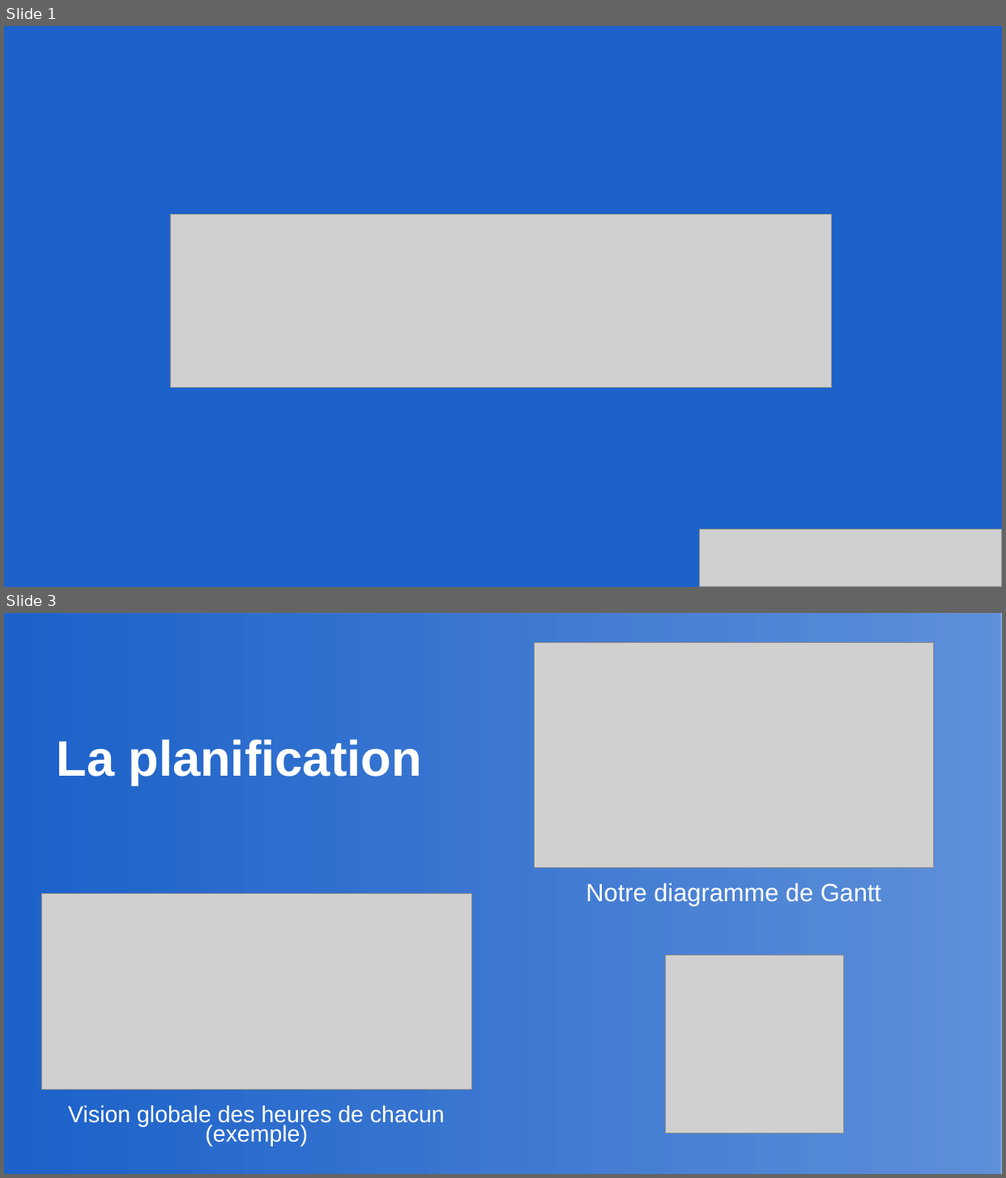
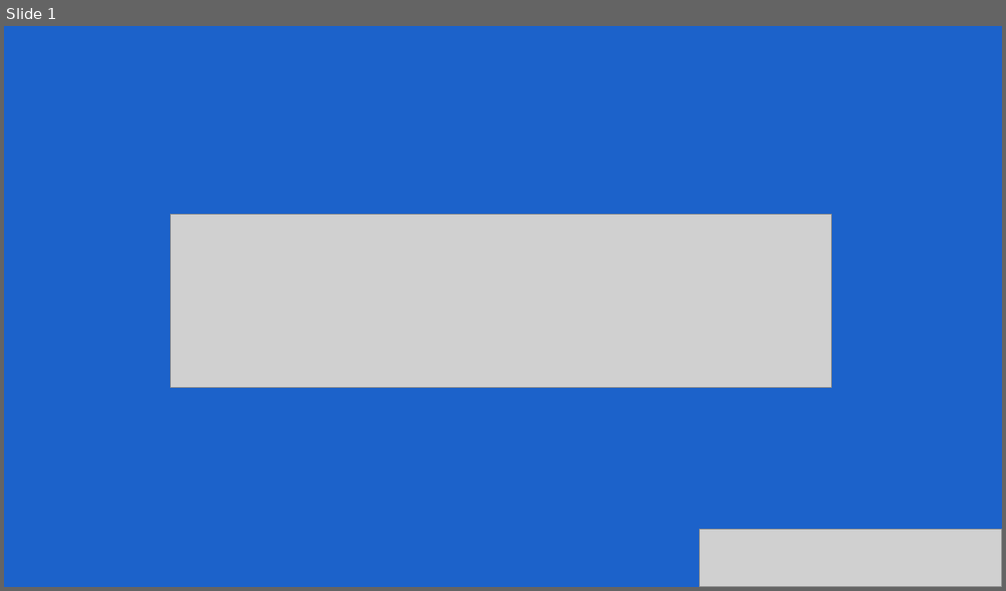
Before and after one commit to SkillUflow/RePlaced, a slide deck: .documents/Présentation - mercredi 22 mai/Soutenance du projet.pptx. Shown one above the other, each under a label of ours: slides 1 and 3 before the commit, slide 1 after it; the slides between them are not shown. The pictures are 1006x1178 and 1006x591 pixels, drawn with LibreOffice and Linux fonts; fonts in the diff are those of the drawing; grey boxes stand for pictures. Boxes give left, top, right and bottom in pixels: in the first picture for what was removed or moved away, otherwise in the second. Text is boxed around its words. In the diff, an @@ line names an element or a change of style, - is before the commit and + after.

```diff
--- a/.documents/Présentation - mercredi 22 mai/Soutenance du projet.pptx
+++ b/.documents/Présentation - mercredi 22 mai/Soutenance du projet.pptx
@@ slide 3 removed at (x1=4, y1=613, x2=1002, y2=1174), background #FFFFFF @@
@@ rectangle removed at (x1=4, y1=613, x2=1002, y2=1174) @@
@@ picture removed at (x1=534, y1=643, x2=933, y2=867) @@
@@ title removed at (x1=57, y1=739, x2=422, y2=786) @@
-La planification
@@ picture removed at (x1=41, y1=894, x2=472, y2=1090) @@
@@ text removed at (x1=586, y1=883, x2=881, y2=906) @@
-Notre diagramme de Gantt
@@ picture removed at (x1=666, y1=956, x2=844, y2=1134) @@
@@ text removed at (x1=68, y1=1105, x2=445, y2=1147) @@
-Vision globale des heures de chacun (exemple)
```
Also in this commit, not shown: 3 slides added, 9 other slides removed, 2 other files.
